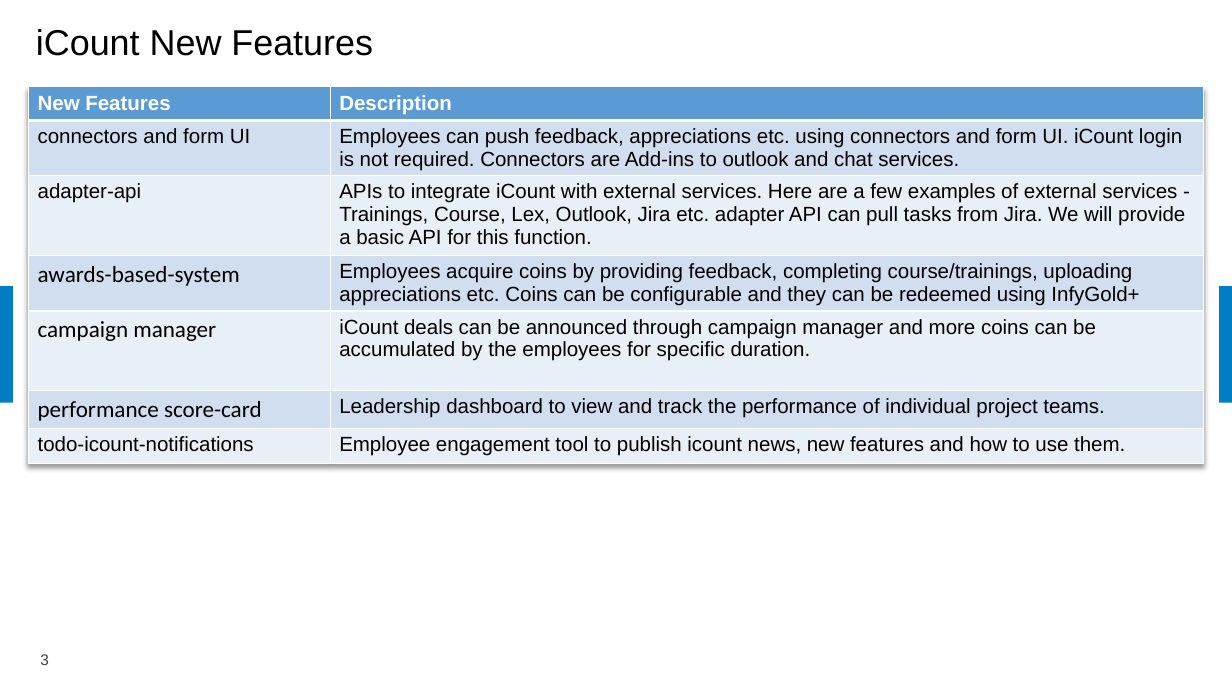
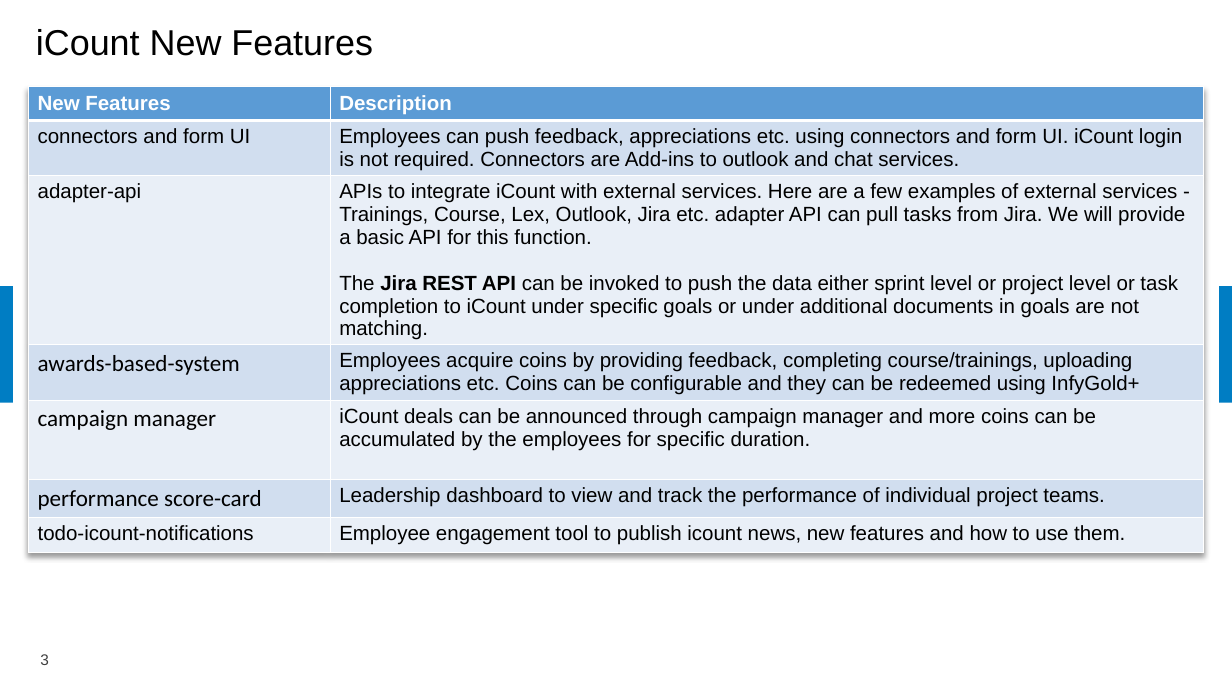
Before and after one commit to samratbasu2019/iSoreDesignArtifacts, a slide deck: slide 3 of iSolve-iCount-Hackathon_Solution.pptx. Drawn at 1232x693 pixels with LibreOffice and Linux fonts; fonts in the diff are those of the drawing; background and template pictures are left out. Boxes give left, top, right and bottom in pixels: in the first picture for what was removed or moved away, otherwise in the second. Text is boxed around its words. In the diff, an @@ line names an element or a change of style, - is before the commit and + after.

```diff
--- a/iSolve-iCount-Hackathon_Solution.pptx
+++ b/iSolve-iCount-Hackathon_Solution.pptx
@@ table at [29,87,1204,572] @@
-row 3, column 2: APIs to integrate iCount with external services. Here are a few examples of external services - Trainings, Course, Lex, Outlook, Jira etc. adapter API can pull tasks from Jira. We will provide a basic API for this function.
+row 3, column 2: APIs to integrate iCount with external services. Here are a few examples of external services - Trainings, Course, Lex, Outlook, Jira etc. adapter API can pull tasks from Jira. We will provide a basic API for this function. / The Jira REST API can be invoked to push the data either sprint level or project level or task completion to iCount under specific goals or under additional documents in goals are not matching.
```
Also in this commit, not shown: 3 other slides changed, 1 slide added.
